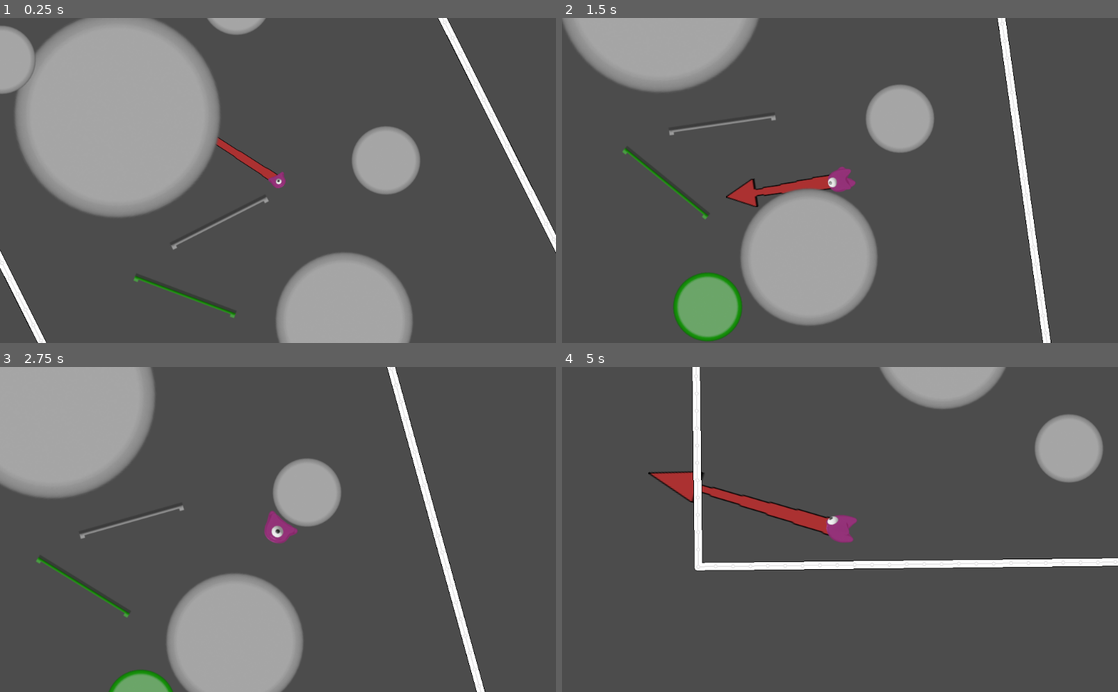
Above: before the commit, frames 1-4 (two rows, left to right).
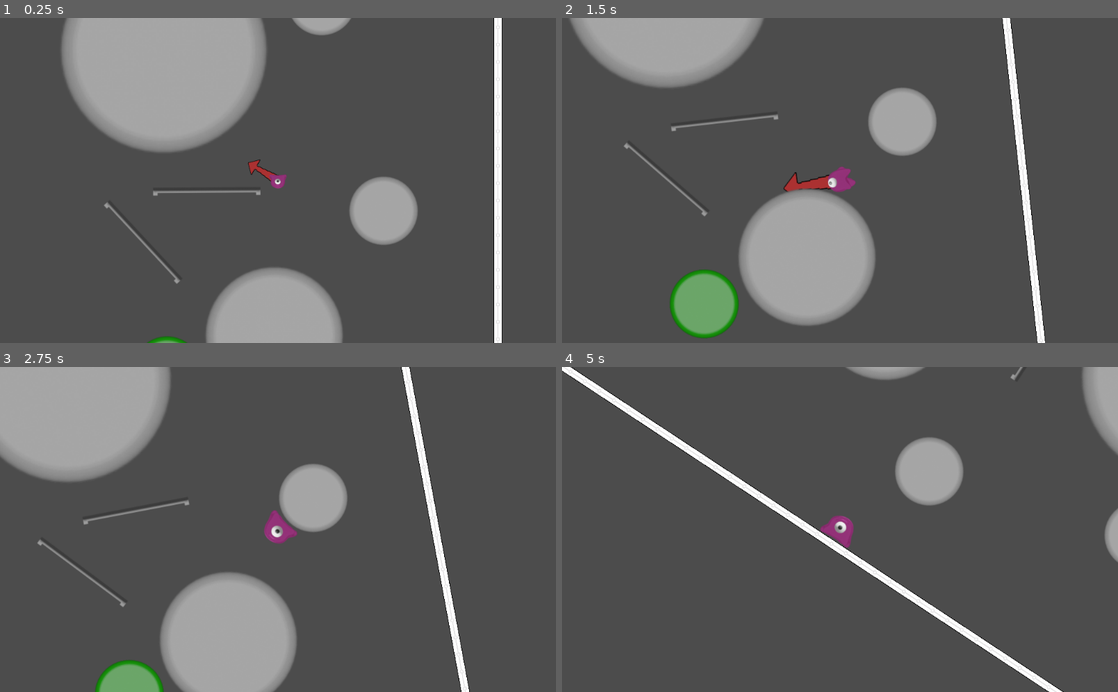
Above: after the commit, the same moments.

Repository: vinpogo/gd_Blob
Game: Godot game, scene res://World.tscn
Same seed, same stepped clock (60 frames per second), same inputs: the game is played once before the commit and once after it.
Inputs (mouse positions are in pixels of both pictures, inside the frame that each line leads up to):
- Up to frame 1 (0.25 s): no input
- Up to frame 2 (1.5 s): move the mouse to (962, 164) at 0.52 s; click (962, 164) at 0.6 s; click (962, 164) at 0.77 s; click (962, 164) at 1.07 s; move the mouse to (728, 196) at 1.27 s; click (728, 196) at 1.35 s
- Up to frame 3 (2.75 s): click (166, 545) at 1.52 s; click (166, 545) at 1.82 s; move the mouse to (333, 458) at 2.02 s; click (333, 458) at 2.1 s
- Up to frame 4 (5 s): move the mouse to (812, 594) at 2.77 s; click (812, 594) at 2.85 s; click (812, 594) at 3.02 s; click (812, 594) at 3.32 s; move the mouse to (1006, 578) at 3.52 s; click (1006, 578) at 3.6 s; click (1006, 578) at 3.77 s; click (1006, 578) at 4.07 s; move the mouse to (673, 480) at 4.27 s; click (673, 480) at 4.35 s; click (673, 480) at 4.52 s; click (673, 480) at 4.82 s

The runs differ from the first frame. In frame 1, 29% of the frame differs, in the area x 0-100%, y 0-100%; in frame 2, 4.7%; in frame 3, 7.9%; in frame 4, 15%.

Commit message:
aiming not nice

Diff:
--- a/World.tscn
+++ b/World.tscn
@@ -56,17 +56,16 @@
 [node name="StaticBody2D" parent="Map" instance=ExtResource( 5 )]
 position = Vector2( 511.078, 200.423 )
 rotation = -1.57671
+collision_mask = 3
 
 [node name="StaticBody2D2" parent="Map" instance=ExtResource( 5 )]
 position = Vector2( 604.609, 317.336 )
 rotation = -0.747527
-type = "bouncy"
 
 [node name="Player" type="Node2D" parent="."]
 position = Vector2( 455.378, 69.3406 )
 
 [node name="Blob" parent="Player" instance=ExtResource( 6 )]
-collision_layer = 3
 GRAVITY = 18
 JUMP_FORCE = 5.5
 
--- a/objects/mapObjects/Bounce.gd
+++ b/objects/mapObjects/Bounce.gd
@@ -22,7 +22,6 @@
 	ru_setTexture(type)
 
 func _physics_process(delta):
-	print(type)
 	if type != currentType:
 		print("switch sprite")
 		ru_setTexture(type)
--- a/objects/player/Arrow.gd
+++ b/objects/player/Arrow.gd
@@ -2,16 +2,25 @@
 signal aim
 signal jump
 
+var lastPos = Vector2(0,0)
+var pos = Vector2(0,0)
 var isAiming = false
-onready var blob = $".."
+onready var blob = get_parent()
+onready var particle = load("res://objects/player/BlobAim.tscn")
 func _ready():
 	visible = false
 
-func _process(delta):
-	set_scale(Vector2((get_global_mouse_position() - global_position).length()/100, 1))
+func _input(event):
+	if event is InputEventMouseMotion && canAim() && blob.onFloor:
+		predict_movement(0.01)
+
+
+func _physics_process(delta):
+#	set_scale(Vector2((get_global_mouse_position() - global_position).length()/100, 1))
 	if canAim():
 		visible = true
 	else:
+		blob.get_node("aimTimer").stop()
 		visible = false
 
 	if Input.is_action_just_released("jump") && blob.canJump() && canAim():
@@ -48,3 +57,23 @@
 	var a = vec1.normalized()
 	var b = vec2.normalized()
 	return a.x * b.y - a.y * b.x
+
+func predict_movement(delta):
+	print("predict", get_local_mouse_position())
+	pos = position
+	lastPos = global_position
+	var vel = get_local_mouse_position().normalized()*blob.JUMP_FORCE
+	var grav = blob.gravity_dir*blob.GRAVITY
+	print(vel, grav)
+
+	for i in range(50):
+		vel += (grav * delta)
+		pos += vel
+		if(get_child(i) == null):
+			print("add")
+			var node = particle.instance()
+			node.global_position = pos
+			add_child(node)
+		else:
+			get_child(i).position = pos
+		lastPos = pos
--- /dev/null
+++ b/objects/player/BlobAim.gd
@@ -0,0 +1,5 @@
+extends KinematicBody2D
+
+#func _input(event):
+#	if event is InputEventMouseMotion:
+#		queue_free()
--- a/objects/player/BlobAim.tscn
+++ b/objects/player/BlobAim.tscn
@@ -1,3 +1,18 @@
-[gd_scene format=2]
+[gd_scene load_steps=4 format=2]
 
-[node name="BlobAim" type="Sprite"]
+[ext_resource path="res://objects/player/BlobAim.gd" type="Script" id=1]
+[ext_resource path="res://gfx/p_dot_w.png" type="Texture" id=2]
+
+[sub_resource type="CircleShape2D" id=1]
+radius = 2.64846
+
+[node name="BlobAim" type="KinematicBody2D"]
+collision_layer = 2
+collision_mask = 2
+script = ExtResource( 1 )
+
+[node name="CollisionShape2D" type="CollisionShape2D" parent="."]
+shape = SubResource( 1 )
+
+[node name="Sprite" type="Sprite" parent="."]
+texture = ExtResource( 2 )
--- a/objects/player/BlobCamera.tscn
+++ b/objects/player/BlobCamera.tscn
@@ -1,10 +1,19 @@
-[gd_scene load_steps=2 format=2]
+[gd_scene load_steps=3 format=2]
 
 [ext_resource path="res://objects/player/MainCamera.gd" type="Script" id=1]
+
+[sub_resource type="Curve2D" id=1]
+_data = {
+"points": PoolVector2Array(  )
+}
 
 [node name="BlobCamera" type="Camera2D"]
 rotating = true
 current = true
 script = ExtResource( 1 )
 
-[node name="Tween" type="Tween" parent="."]
+[node name="rotation" type="Tween" parent="."]
+
+[node name="Path2D" type="Path2D" parent="."]
+curve = SubResource( 1 )
+[connection signal="tween_completed" from="rotation" to="." method="_on_Tween_tween_completed"]
--- a/objects/player/BlobChar.gd
+++ b/objects/player/BlobChar.gd
@@ -66,11 +66,9 @@
 			thirdJump(jump_direction)
 			return
 
-func _process(delta):
+func _physics_process(delta):
 	var size = 2-Engine.time_scale
 	scale = Vector2(size, size)
-	if onFloor:
-		blob.get_node("BlobCamera/Tween").stop_all()
 
 	if !onFloor:
 		velocity += (gravity_dir * GRAVITY) * delta
@@ -102,9 +100,12 @@
 
 func collisionHandler(collision):
 	var type
+
 	if collision.collider.has_method("get_type"):
 		type = collision.collider.get_type()
 	if type == "bouncy" || toBounce:
+		print("jump")
+
 		bounce(collision)
 	elif type == "sticky" && !onFloor:
 		stick(collision)
@@ -131,6 +132,7 @@
 
 
 func _on_Arrow_aim():
+	print("aim")
 	isAiming = true
 	velocity /= 1000
 	tween.interpolate_property(Engine, "time_scale", 1, 0.001, 0.05, Tween.TRANS_LINEAR, Tween.EASE_OUT)
--- a/objects/player/BlobCharacter.tscn
+++ b/objects/player/BlobCharacter.tscn
@@ -74,6 +74,11 @@
 "speed": 40.0
 } ]
 
+[sub_resource type="Curve2D" id=3]
+_data = {
+"points": PoolVector2Array(  )
+}
+
 [node name="BlobCharacter" type="KinematicBody2D"]
 script = ExtResource( 1 )
 
@@ -87,7 +92,6 @@
 z_index = 1
 frames = SubResource( 2 )
 animation = "idle"
-frame = 13
 playing = true
 
 [node name="aim" type="Sprite" parent="."]
@@ -96,5 +100,11 @@
 script = ExtResource( 46 )
 
 [node name="Tween" type="Tween" parent="."]
+
+[node name="aimTimer" type="Timer" parent="."]
+wait_time = 0.36
+
+[node name="Path2D" type="Path2D" parent="."]
+curve = SubResource( 3 )
 [connection signal="aim" from="aim" to="." method="_on_Arrow_aim"]
 [connection signal="jump" from="aim" to="." method="_on_Arrow_jump"]
--- a/objects/player/MainCamera.gd
+++ b/objects/player/MainCamera.gd
@@ -1,16 +1,22 @@
 extends Camera2D
 
-onready var tween = get_node("Tween")
+onready var tween = get_child(0)
+onready var blob = get_parent().get_child(0)
 #func _on_ready():
 #	rotation = $"../Blob".gravity_dir.angle()-PI/2
 
-func _process(delta):
-	position = $"../Blob".ru_position()
-	if (($"../Blob".rotation-PI/2) != rotation):
-		ru_set_rotation($"../Blob".gravity_dir.angle() - PI/2)
+func _physics_process(delta):
+	global_position = blob.global_position
+
+	if ((blob.gravity_dir.angle() - PI/2) != rotation):
+		ru_set_rotation(blob.gravity_dir.angle() - PI/2)
 
 
 func ru_set_rotation(angle):
-	tween.interpolate_property(self, "rotation", null, angle, 0.2, Tween.TRANS_LINEAR, Tween.EASE_IN)
 	if !tween.is_active():
+		tween.interpolate_property(self, "rotation", null, angle, 0.2, Tween.TRANS_LINEAR, Tween.EASE_IN)
 		tween.start()
+
+
+func _on_Tween_tween_completed(object, key):
+	tween.stop_all()
Not shown, added: gfx/p_dot_w.png.import
Not shown: 1 places in objects/player/BlobCharacter.tscn that only renumber resources
